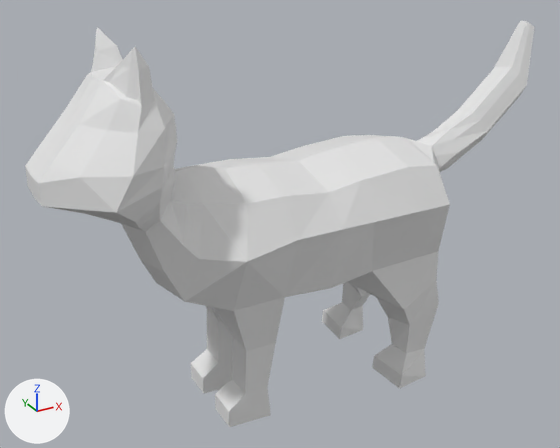
The Blender file Assets/3D/Gato.blend: old version first, new version second.
Rendered twice from a 50 mm camera at (-2.6, -4.67, 2.36) aimed at (0.02, 0.09, -0.02). Arrows for +X, +Y and +Z are at lower left; the lights stay in place.
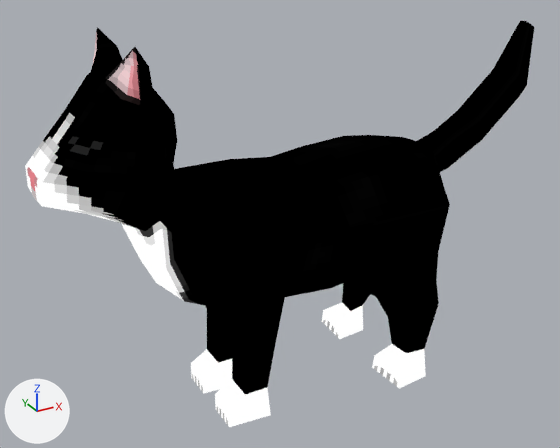
Boxes (x1, y1, x2, y2) around the edits, measured in the pictures (560 x 448 px; the box of a moved part takes in the faces that stretch with it):
part 1 of me_cylinder, moved or reshaped
    both: (372, 344, 406, 388)
part 2 of me_cylinder, moved or reshaped
    both: (191, 349, 245, 426)
part 3 of me_cylinder, moved or reshaped
    both: (322, 303, 351, 339)
part 4 of me_cylinder, surface changed (white to black)
    both: (25, 27, 450, 427)
part 5 of me_cylinder, recoloured (grey to black)
    both: (116, 21, 534, 394)

The change in detail:
Picture 'Textura gato.png' (img_textura_gato_png) is new.
Material 'Material' (mat_material) is new.
Its texture is img_textura_gato_png.
me_cylinder is used by ob_cylinder; location (0.0, 0.0, 0.0).
Verts and faces of me_cylinder; kept vertices keep their numbers, new ones are numbered from 275.
Before the commit, vertices of me_cylinder: 43 (0.88, -0.48, -1.13) at pixel (406, 353), 44 (0.86, -0.31, -1.13) at pixel (391, 343), 47 (0.75, -0.59, -1.23) at pixel (401, 376), 48 (0.73, -0.25, -1.23) at pixel (374, 355), 49 (1.06, -0.53, -1.38) at pixel (425, 376).
Before the commit, vertices of me_cylinder: 50 (1.01, -0.32, -1.38), 51 (0.74, -0.59, -1.35) at pixel (399, 388), 52 (0.71, -0.25, -1.35) at pixel (372, 367).
Before the commit, vertices of me_cylinder: 162 (0.88, 0.48, -1.13) at pixel (341, 302), 163 (0.86, 0.31, -1.13) at pixel (350, 311), 166 (0.75, 0.59, -1.23) at pixel (323, 310), 167 (0.73, 0.25, -1.23) at pixel (341, 327), 168 (1.06, 0.53, -1.38).
Before the commit, vertices of me_cylinder: 169 (1.01, 0.32, -1.38) at pixel (363, 329), 170 (0.74, 0.59, -1.35) at pixel (321, 321), 171 (0.71, 0.25, -1.35) at pixel (339, 339).
me_cylinder had 275 vertices, 299 faces and spanned x -1.77..2.3, y -0.67..0.67, z -1.38..1.51.
me_cylinder now has 283 vertices, 303 faces and spans x -1.77..2.3, y -0.67..0.67, z -1.38..1.51.
Part 1, on me_cylinder:
Faces deleted: (43, 44, 48, 47), (49, 51, 52, 50), (47, 48, 52, 51).
New vertex 279 is at (0.74, -0.43, -1.23), pixel (388, 365).
New vertex 280 is at (0.72, -0.42, -1.35), pixel (385, 377).
New faces: (43, 44, 48, 279, 47), (49, 51, 280, 52, 50), (47, 279, 280, 51), (48, 52, 280, 279).
Part 2, on me_cylinder:
6 faces are deleted.
4 vertices are added at (-0.66, -0.24, -1.36), (-0.66, -0.24, -1.22), (-0.66, 0.24, -1.36), (-0.66, 0.24, -1.22).
8 new faces join them.
Part 3, on me_cylinder:
Faces deleted: (162, 166, 167, 163), (168, 169, 171, 170), (166, 170, 171, 167).
New vertex 281 is at (0.74, 0.42, -1.23), pixel (332, 318).
New vertex 282 is at (0.72, 0.42, -1.35), pixel (330, 330).
New faces: (162, 166, 281, 167, 163), (168, 169, 171, 282, 170), (166, 170, 282, 281), (167, 281, 282, 171).
me_cylinder part 4: 166 kept faces spanning x -1.77..1.06, y -0.67..0.67, z -1.38..1.51 get new texture (UV) coordinates.
me_cylinder part 5: 287 faces spanning x -1.77..2.3, y -0.67..0.67, z -1.38..1.51 switch from no material to mat_material (picture img_textura_gato_png).
